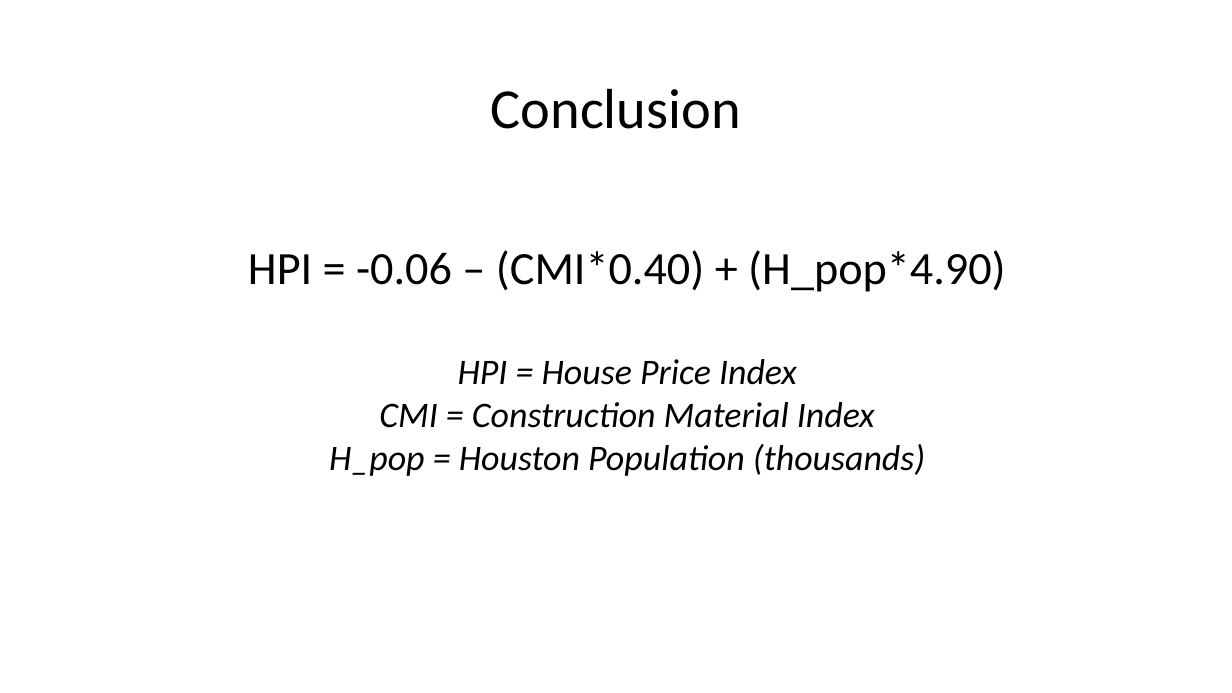
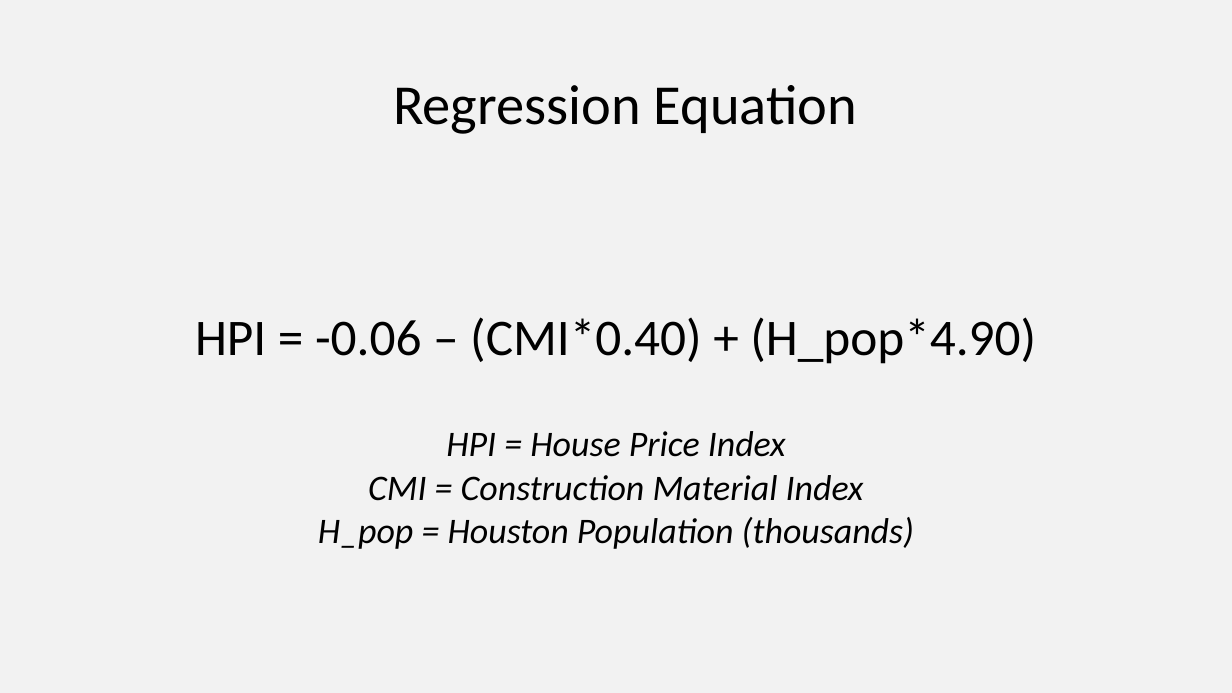
Before and after one commit to dxvo/DGJ_project, a slide deck: slide 15 of Final_Presentation.pptx. Drawn at 1232x693 pixels with LibreOffice and Linux fonts; fonts in the diff are those of the drawing. Boxes give left, top, right and bottom in pixels: in the first picture for what was removed or moved away, otherwise in the second. Text is boxed around its words. In the diff, an @@ line names an element or a change of style, - is before the commit and + after.

```diff
--- a/Final_Presentation.pptx
+++ b/Final_Presentation.pptx
@@ background #FFFFFF to #F2F2F2 @@
@@ text at <box>393,85,857,134</box>: text changed @@
-Conclusion
+Regression Equation
@@ text "HPI = -0.06 – (CMI*0.40) ...": place and size @@
-text "HPI = -0.06 – (CMI*0.40) ..." at <box>248,250,1005,476</box>
+text "HPI = -0.06 – (CMI*0.40) ..." at <box>195,317,1036,549</box>
@@ text at <box>195,317,1036,364</box>: size 36 to 40 pt in "HPI = -0.06 – (CMI*0.40) + (H_pop*4.90)" @@
```
Also in this commit, not shown: 11 other slides changed, 6 slides added, 3 slides removed, 7 other files.
